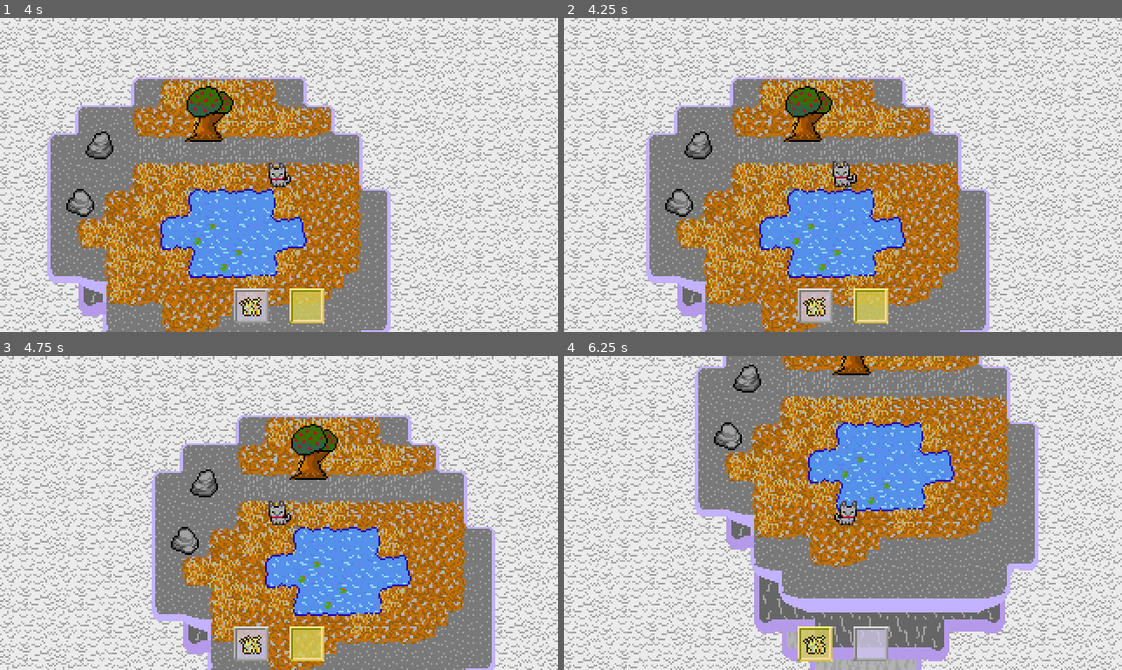
Above: before the commit, frames 1-4 (two rows, left to right).
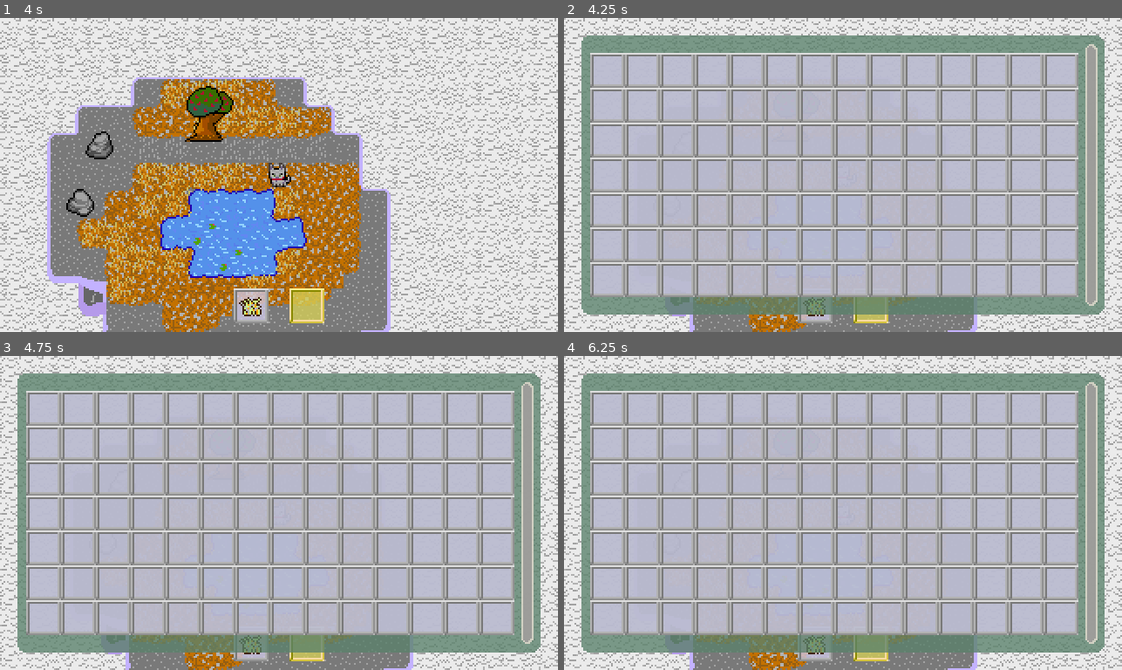
Above: after the commit, the same moments.

Repository: Tsunami014/SkyIslands
Game: Godot game, scene res://Main.tscn
The game is run twice, just before and just after one commit, with the same random seed, the same clock (stepped at 60 frames per second) and the same inputs.
Inputs:
- Up to frame 1 (4 s): tap Enter at 0.5 s; hold Right (move_right) 0.53-1.28 s; tap Space (collect) at 0.6, 1.55, 2.1, 3.05, 3.8 s; hold Down (move_down) 1.28-2.03 s; tap Tab (change_hotbar) at 1.35 s; hold Right (move_right) 2.03-2.78 s; hold Up (move_up) 2.78-3.53 s; tap Alt at 2.85 s; hold Left (move_left) from 3.53 s (still down); tap Shift at 3.6 s
- Up to frame 2 (4.25 s): keep holding Left (move_left); tap E (inventory, bound only after the commit) at 4.15 s
- Up to frame 3 (4.75 s): keep holding Left (move_left); tap Space (collect) at 4.35 s
- Up to frame 4 (6.25 s): release Left (move_left) at 5.03 s; hold Down (move_down) 5.03-5.78 s; tap Tab (change_hotbar) at 5.1 s; tap Space (collect) at 5.3, 5.85 s; hold Right (move_right) from 5.78 s (still down)

Frame 1 is identical in both runs. In frame 2, 81% of the frame differs, in the area x 0-100%, y 0-100%; in frame 3, 84%; in frame 4, 86%.

Commit message:
Added the basic inventory! (not displaying any items in it yet tho)

Diff:
--- a/game/Main.tscn
+++ b/game/Main.tscn
@@ -9,6 +9,7 @@
 [ext_resource type="Script" uid="uid://c1lmjrh4mkv4c" path="res://collect.gd" id="5_trn2v"]
 [ext_resource type="Texture2D" uid="uid://wfu8t1vn67h0" path="res://assets/gui.png" id="8_trn2v"]
 [ext_resource type="Script" uid="uid://bpfh1gnb20nrk" path="res://hotbar.gd" id="9_wkp8b"]
+[ext_resource type="Script" uid="uid://bjuuacgamcya3" path="res://inventory.gd" id="10_wkp8b"]
 
 [sub_resource type="ShaderMaterial" id="ShaderMaterial_wkp8b"]
 shader = ExtResource("5_03owx")
@@ -59,11 +60,38 @@
 
 [sub_resource type="AtlasTexture" id="AtlasTexture_wkp8b"]
 atlas = ExtResource("8_trn2v")
-region = Rect2(20, 0, 20, 20)
+region = Rect2(0, 0, 20, 20)
 
 [sub_resource type="AtlasTexture" id="AtlasTexture_20pc6"]
 atlas = ExtResource("8_trn2v")
-region = Rect2(20, 0, 20, 20)
+region = Rect2(0, 0, 20, 20)
+
+[sub_resource type="StyleBoxFlat" id="StyleBoxFlat_wkp8b"]
+bg_color = Color(0.3529412, 0.5058824, 0.41960785, 0.78431374)
+corner_radius_top_left = 6
+corner_radius_top_right = 6
+corner_radius_bottom_right = 6
+corner_radius_bottom_left = 6
+corner_detail = 5
+anti_aliasing = false
+
+[sub_resource type="StyleBoxFlat" id="StyleBoxFlat_20pc6"]
+bg_color = Color(0.91764706, 0.88235295, 0.83137256, 0.78431374)
+corner_radius_top_left = 3
+corner_radius_top_right = 3
+corner_radius_bottom_right = 3
+corner_radius_bottom_left = 3
+corner_detail = 2
+anti_aliasing = false
+
+[sub_resource type="StyleBoxFlat" id="StyleBoxFlat_5vvyt"]
+bg_color = Color(0.5568628, 0.5568628, 0.5568628, 0.78431374)
+corner_radius_top_left = 2
+corner_radius_top_right = 2
+corner_radius_bottom_right = 2
+corner_radius_bottom_left = 2
+corner_detail = 2
+anti_aliasing = false
 
 [node name="Node2D" type="Node2D"]
 
@@ -116,7 +144,6 @@
 position = Vector2(121, 36)
 script = ExtResource("5_trn2v")
 item = "apple"
-hide = Callable()
 
 [node name="Img" type="Sprite2D" parent="Map/Tree"]
 material = SubResource("ShaderMaterial_wkp8b")
@@ -189,6 +216,54 @@
 script = ExtResource("9_wkp8b")
 metadata/_custom_type_script = "uid://bpfh1gnb20nrk"
 
+[node name="Inventory" type="Control" parent="Player/Camera2D"]
+unique_name_in_owner = true
+layout_mode = 3
+anchors_preset = 0
+script = ExtResource("10_wkp8b")
+
+[node name="Panel" type="Panel" parent="Player/Camera2D/Inventory"]
+layout_mode = 1
+anchors_preset = 8
+anchor_left = 0.5
+anchor_top = 0.5
+anchor_right = 0.5
+anchor_bottom = 0.5
+offset_left = -150.0
+offset_top = -80.0
+offset_right = 150.0
+offset_bottom = 80.0
+grow_horizontal = 2
+grow_vertical = 2
+theme_override_styles/panel = SubResource("StyleBoxFlat_wkp8b")
+
+[node name="TextureRect" type="NinePatchRect" parent="Player/Camera2D/Inventory/Panel"]
+layout_mode = 0
+offset_left = 5.0
+offset_top = 10.0
+offset_right = 285.0
+offset_bottom = 150.0
+texture = ExtResource("8_trn2v")
+region_rect = Rect2(0, 0, 20, 20)
+axis_stretch_horizontal = 1
+axis_stretch_vertical = 1
+
+[node name="Scroll" type="Panel" parent="Player/Camera2D/Inventory/Panel"]
+layout_mode = 0
+offset_left = 289.0
+offset_top = 5.0
+offset_right = 296.0
+offset_bottom = 155.0
+theme_override_styles/panel = SubResource("StyleBoxFlat_20pc6")
+
+[node name="Panel" type="Panel" parent="Player/Camera2D/Inventory/Panel/Scroll"]
+layout_mode = 0
+offset_left = 1.0
+offset_top = 1.0
+offset_right = 6.0
+offset_bottom = 149.0
+theme_override_styles/panel = SubResource("StyleBoxFlat_5vvyt")
+
 [connection signal="body_entered" from="Map/Rock" to="Map/Rock" method="_on_body_entered"]
 [connection signal="body_exited" from="Map/Rock" to="Map/Rock" method="_on_body_exited"]
 [connection signal="body_entered" from="Map/Rock2" to="Map/Rock2" method="_on_body_entered"]
--- a/game/collect.gd
+++ b/game/collect.gd
@@ -17,7 +17,7 @@
 	pass
 
 func _process(_delta: float) -> void:
-	if (not done) and Input.is_action_just_pressed("collect"):
+	if (not %Player.inventory) and (not done) and Input.is_action_just_pressed("collect"):
 		var bodies = get_overlapping_bodies()
 		for body in bodies:
 			if body is Player:
--- a/game/hotbar.gd
+++ b/game/hotbar.gd
@@ -9,10 +9,11 @@
 		index = Items.maxHotbar
 		Items.maxHotbar = index + 1
 
-	Items.hotbarUpdate.connect(updateImg)
+		Items.hotbarUpdate.connect(updateImg)
 
 	texture = AtlasTexture.new()
 	texture.atlas = preload("res://assets/gui.png")
+	texture.region = Rect2(0, 0, 20, 20)
 
 	var tex = TextureRect.new()
 	tex.name = "Image"
@@ -20,6 +21,7 @@
 	tex.texture.atlas = preload("res://assets/items.png")
 	tex.set_position(Vector2i(2, 2))
 	add_child(tex)
+	tex.hide()
 	updateImg()
 
 func updateImg() -> void:
--- /dev/null
+++ b/game/inventory.gd
@@ -0,0 +1,12 @@
+extends Control
+
+
+func _ready() -> void:
+	hide()
+	%Player.InventoryTick.connect(_tick)
+
+func _tick() -> void:
+	pass
+
+func _process(_delta: float) -> void:
+	pass
--- a/game/player.gd
+++ b/game/player.gd
@@ -1,12 +1,27 @@
 extends CharacterBody2D
 class_name Player
 
+signal InventoryTick()
+
 @export var speed = 80 # pixels/sec
+var inventory = false
 
 func _ready() -> void:
 	pass
 
 func _physics_process(_delta):
+	if Input.is_action_just_pressed("inventory"):
+		inventory = not inventory
+		if inventory:
+			%Inventory.show()
+		else:
+			%Inventory.hide()
+		InventoryTick.emit()
+		return
+	if inventory:
+		InventoryTick.emit()
+		return
+
 	if Input.is_action_just_pressed("change_hotbar"):
 		Items.hotbarSel = (Items.hotbarSel + 1) % Items.maxHotbar
 		Items.hotbarUpdate.emit()
--- a/game/project.godot
+++ b/game/project.godot
@@ -77,6 +77,15 @@
 "events": [Object(InputEventKey,"resource_local_to_scene":false,"resource_name":"","device":-1,"window_id":0,"alt_press …(195 unchanged characters)…
 , Object(InputEventJoypadButton,"resource_local_to_scene":false,"resource_name":"","device":-1,"button_index":9,"pressure":0.0,"pressed":false,"script":null)
 , Object(InputEventJoypadButton,"resource_local_to_scene":false,"resource_name":"","device":-1,"button_index":10,"pressure":0.0,"pressed":false,"script":null)
+, Object(InputEventJoypadMotion,"resource_local_to_scene":false,"resource_name":"","device":-1,"axis":4,"axis_value":1.0,"script":null)
+, Object(InputEventJoypadMotion,"resource_local_to_scene":false,"resource_name":"","device":-1,"axis":5,"axis_value":1.0,"script":null)
+]
+}
+inventory={
+"deadzone": 0.2,
+"events": [Object(InputEventKey,"resource_local_to_scene":false,"resource_name":"","device":-1,"window_id":0,"alt_pressed":false,"shift_pressed":false,"ctrl_pressed":false,"meta_pressed":false,"pressed":false,"keycode":0,"physical_keycode":69,"key_label":0,"unicode":101,"location":0,"echo":false,"script":null)
+, Object(InputEventJoypadButton,"resource_local_to_scene":false,"resource_name":"","device":-1,"button_index":3,"pressure":0.0,"pressed":false,"script":null)
+, Object(InputEventJoypadButton,"resource_local_to_scene":false,"resource_name":"","device":-1,"button_index":2,"pressure":0.0,"pressed":false,"script":null)
 ]
 }
 
Not shown: 1 places in game/Main.tscn that only renumber resources
Not shown, added: game/inventory.gd.uid
